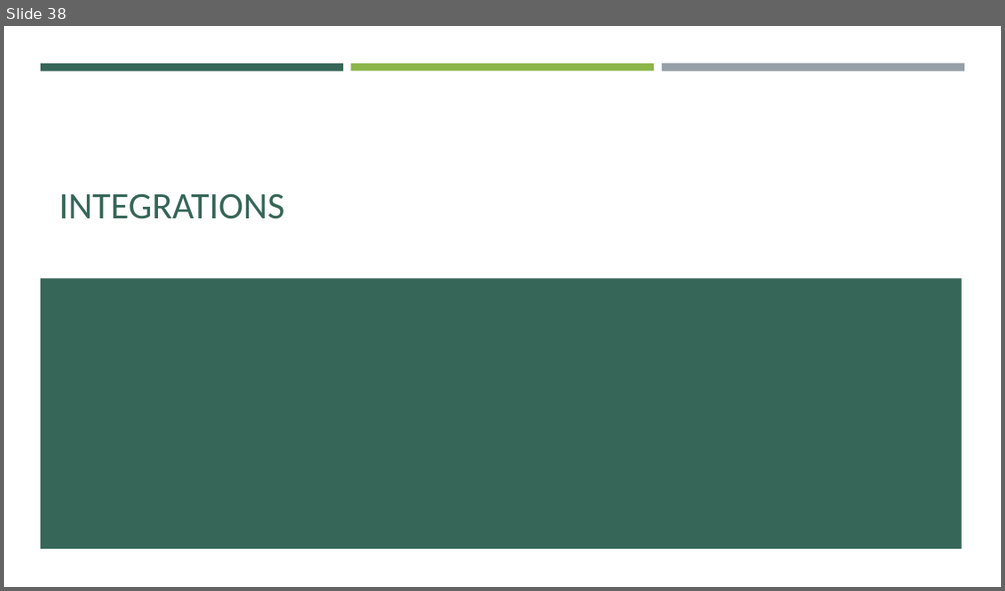
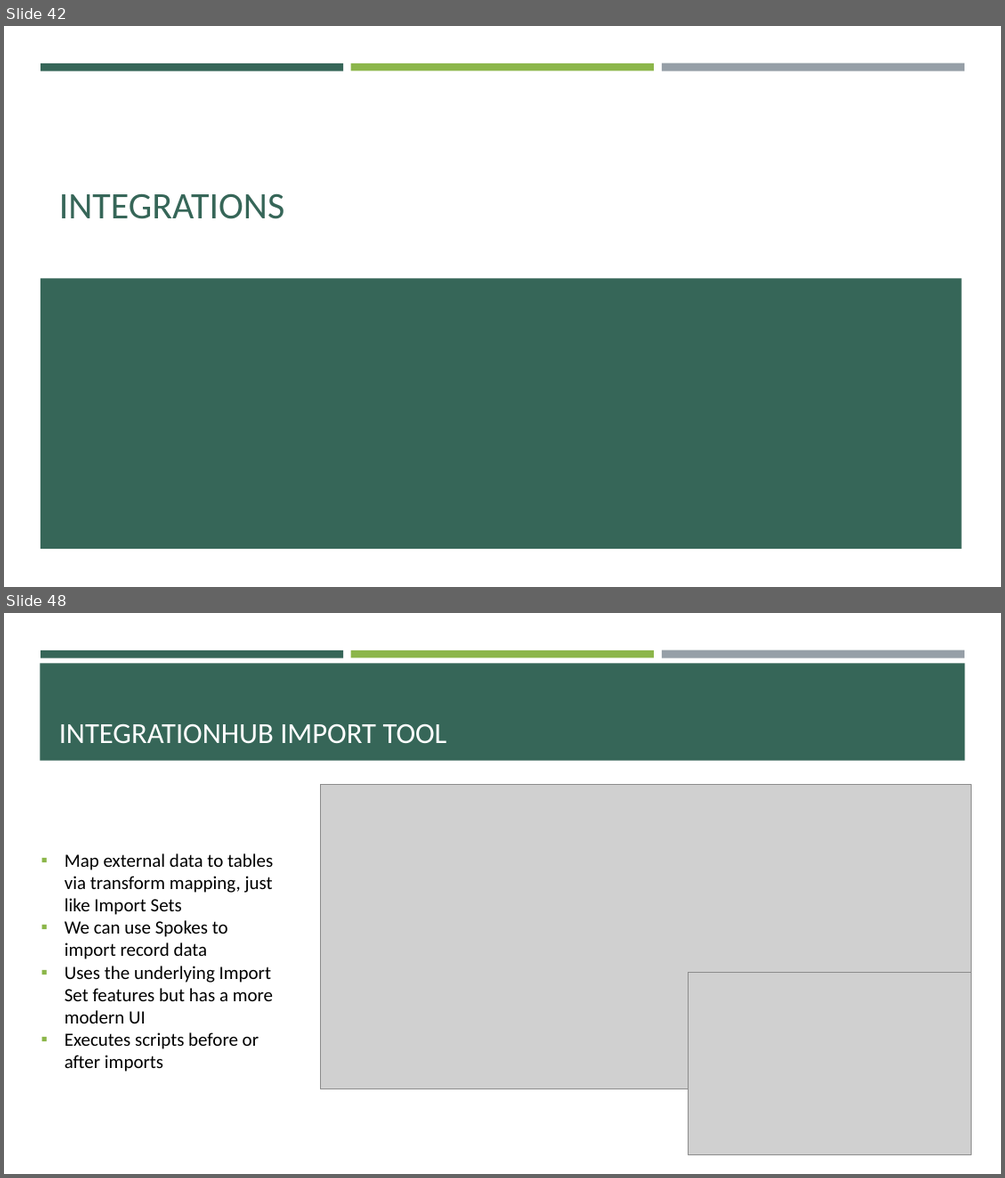
Before and after one commit to e-m-wilson/SNOW, a slide deck: Week_6/Data_Migration_&_Integration.pptx. Shown one above the other, each under a label of ours: slide 38 before the commit, slides 42 and 48 after it; the slides between them are not shown. The pictures are 1005x591 and 1005x1178 pixels, drawn with LibreOffice and Linux fonts; fonts in the diff are those of the drawing; grey boxes stand for pictures. Boxes give left, top, right and bottom in pixels: in the first picture for what was removed or moved away, otherwise in the second. Text is boxed around its words. In the diff, an @@ line names an element or a change of style, - is before the commit and + after.

```diff
--- a/Week_6/Data_Migration_&_Integration.pptx
+++ b/Week_6/Data_Migration_&_Integration.pptx
@@ slide 48 added at bbox=[4, 613, 1001, 1174], background #FFFFFF; not listed: 3 template elements that a slide beside it also shows @@
@@ rectangle added at bbox=[40, 663, 965, 761], fill #366658 @@
@@ title added at bbox=[59, 724, 447, 744], 28 pt, text #FFFFFF @@
+INTEGRATIONHUB IMPORT TOOL
@@ picture added at bbox=[320, 785, 971, 1088] @@
@@ text added at bbox=[65, 853, 273, 1071], 18 pt, text #000000 @@
+▪ Map external data to tables via transform mapping, just like Import Sets
+▪ We can use Spokes to import record data
+▪ Uses the underlying Import Set features but has a more modern UI
+▪ Executes scripts before or after imports
@@ picture added at bbox=[688, 972, 971, 1154] @@
@@ what was slide 38 is now slide 42 @@
```
Also in this commit, not shown: 16 other slides added, 4 other files.
